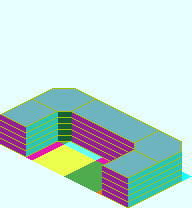
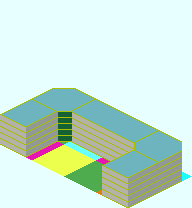
Before/after of a 192 x 208 layered artwork. What changed in the layer stack:
painted on "Base_Plate_2x4.png" over [0, 112, 182, 207]
